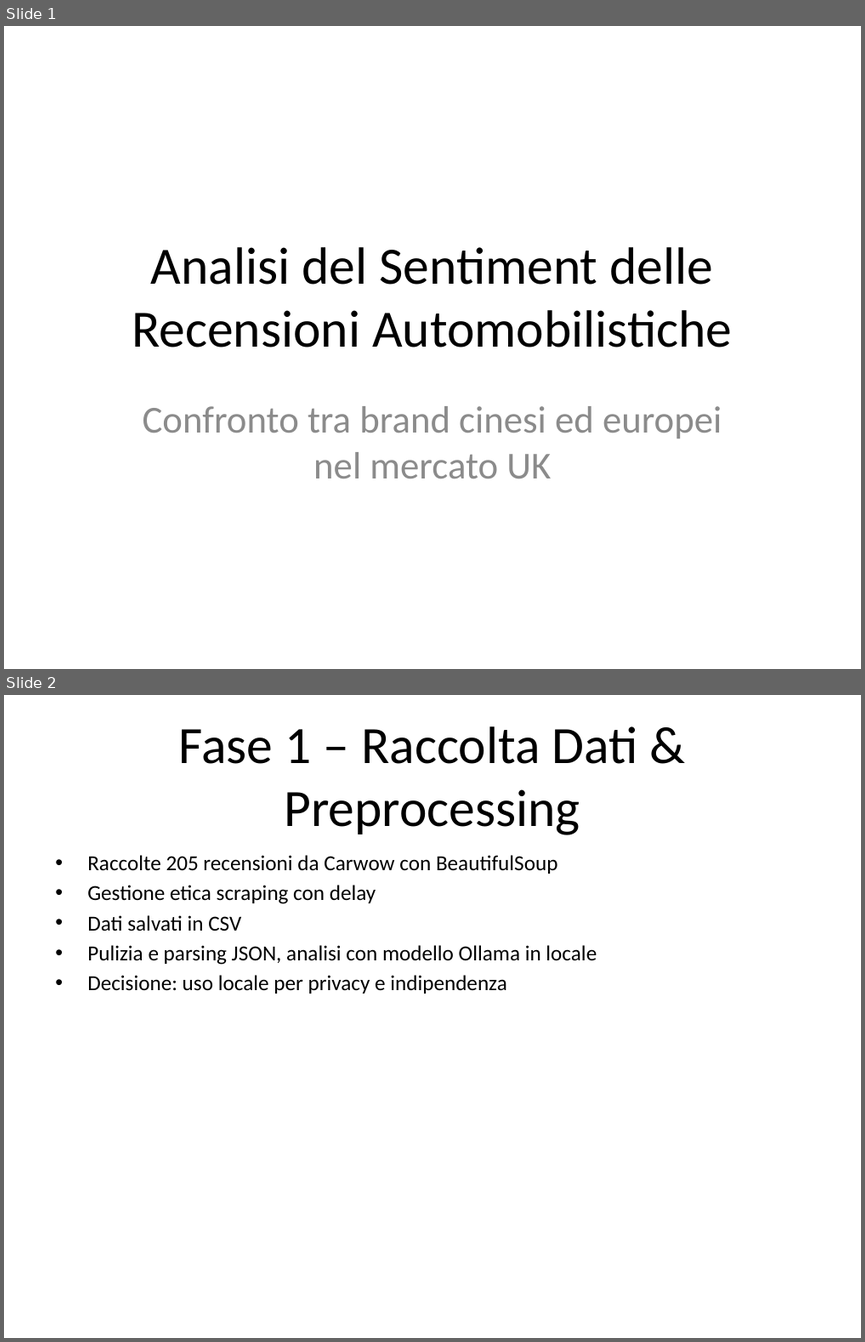
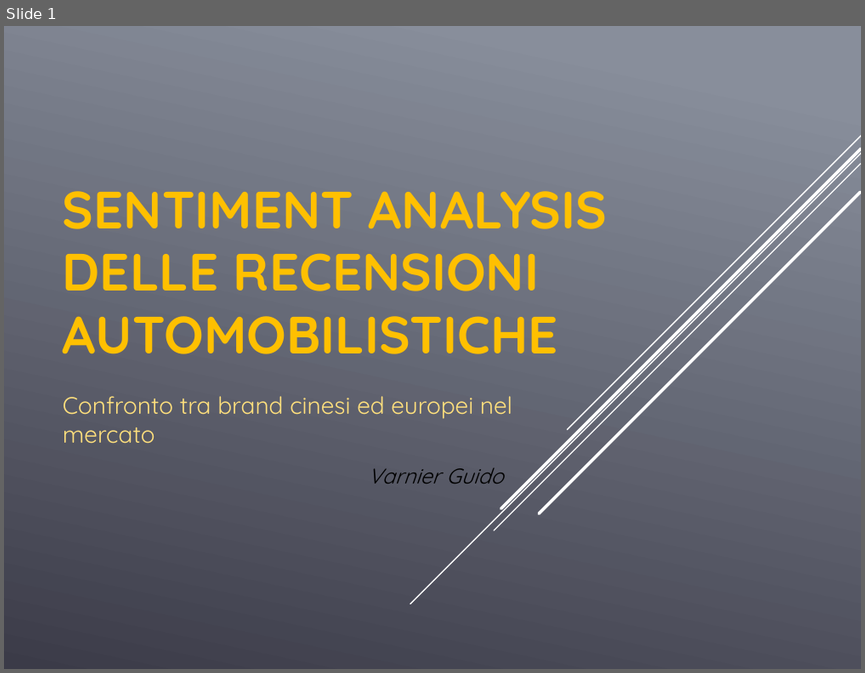
Before and after one commit to GuidoGTX/rossato_job, a slide deck: Analisi_Sentiment_Recensioni.pptx. Shown one above the other, each under a label of ours: slides 1 and 2 before the commit, slide 1 after it. The pictures are 865x1342 and 865x673 pixels, drawn with LibreOffice and Linux fonts; fonts in the diff are those of the drawing. Boxes give left, top, right and bottom in pixels: in the first picture for what was removed or moved away, otherwise in the second. Text is boxed around its words. In the diff, an @@ line names an element or a change of style, - is before the commit and + after.

```diff
--- a/Analisi_Sentiment_Recensioni.pptx
+++ b/Analisi_Sentiment_Recensioni.pptx
@@ slide 2 removed at [4, 695, 861, 1338], background #FFFFFF @@
@@ title removed at [179, 726, 637, 835] @@
-Fase 1 – Raccolta Dati & Preprocessing
@@ text removed at [87, 855, 596, 993] @@
-• Raccolte 205 recensioni da Carwow con BeautifulSoup
-• Gestione etica scraping con delay
-• Dati salvati in CSV
-• Pulizia e parsing JSON, analisi con modello Ollama in locale
-• Decisione: uso locale per privacy e indipendenza
@@ slide 1 changed as well @@
@@ background #FFFFFF to gradient #888E9B to #3C3C49 @@
@@ title "SENTIMENT ANALYSIS DELLE RECENSIONI AUTOMOBILISTICHE" at [63, 191, 607, 354]: vertical alignment middle to bottom @@
@@ title at [63, 191, 607, 354]: text changed; font Calibri to Quicksand; text colour #000000 to #FFC000; bold on @@
-Analisi del Sentiment delle Recensioni Automobilistiche
+SENTIMENT ANALYSIS DELLE RECENSIONI AUTOMOBILISTICHE
@@ group added at [410, 136, 861, 603]: 5 lines @@
@@ subtitle at [63, 396, 512, 443]: text changed; size 32 to 20 pt; font Calibri to Quicksand; text colour #8C8C8C to #FFE07D @@
-Confronto tra brand cinesi ed europei nel mercato UK
+Confronto tra brand cinesi ed europei nel mercato
@@ text added at [368, 468, 503, 483], 18 pt, text #000000, italic @@
+Varnier Guido
```
Also in this commit, not shown: 8 slides added, 3 other slides removed.
